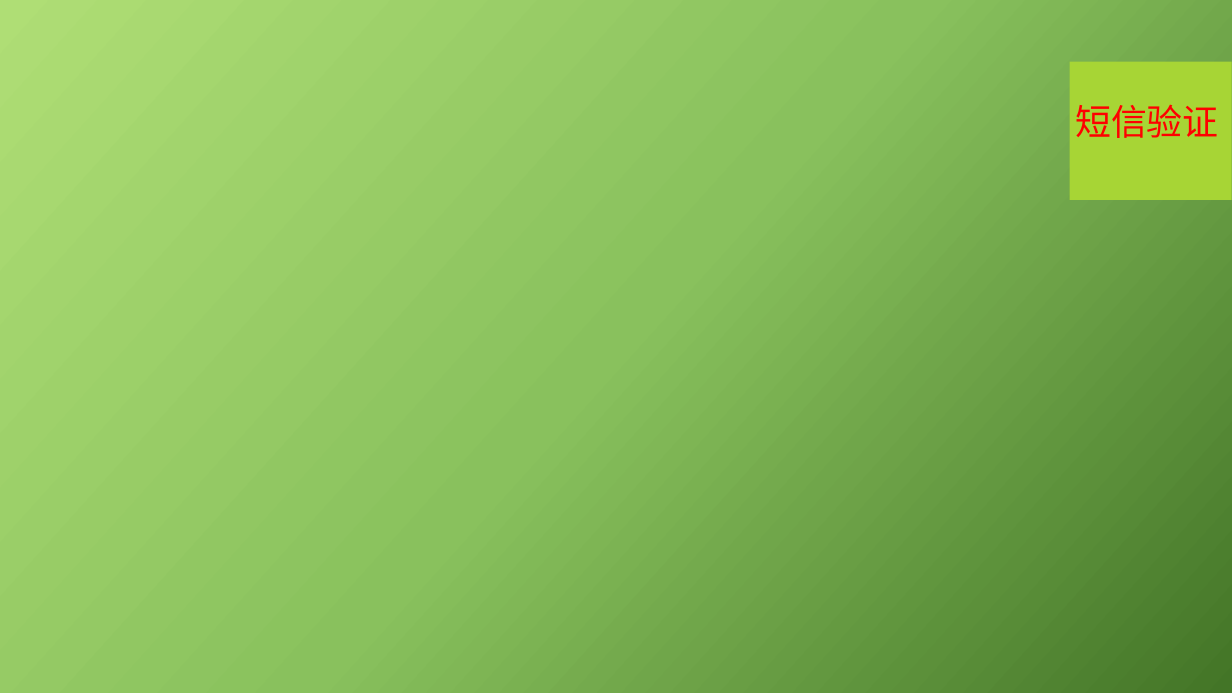
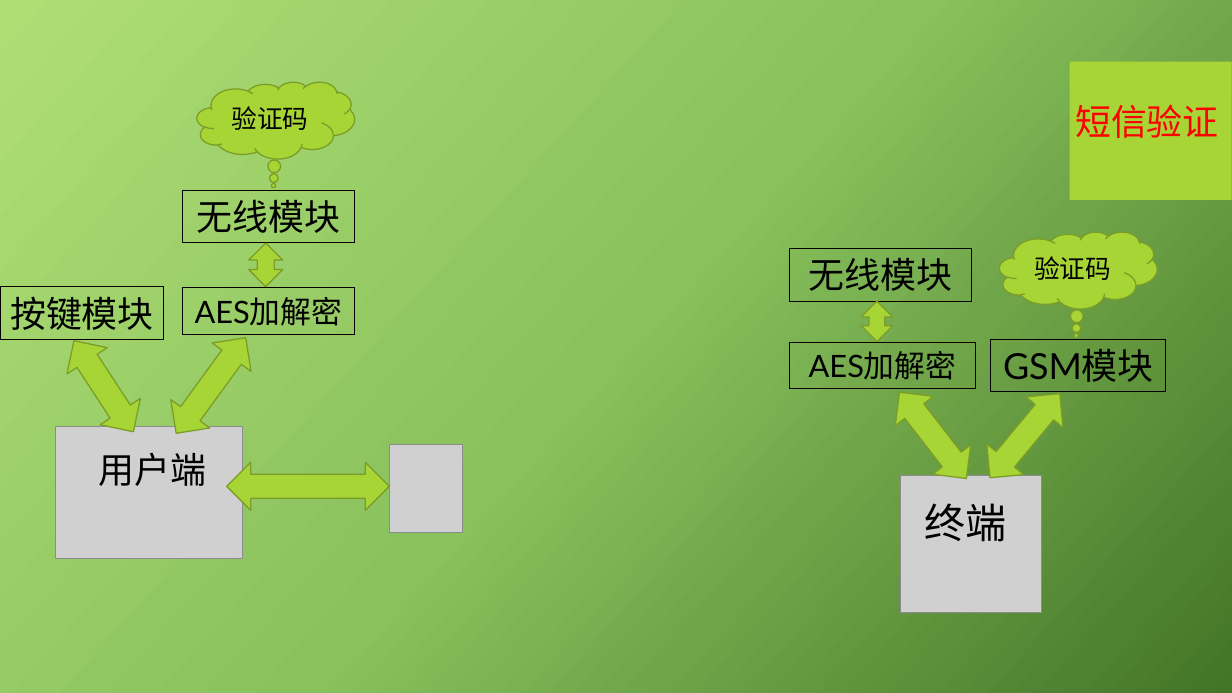
Before and after one commit to thomas-smith123/graduate-design-slave, a slide deck: slide 14 of 答辩ppt.pptx (slide 12 before the commit). Drawn at 1232x693 pixels with LibreOffice and Linux fonts; fonts in the diff are those of the drawing; grey boxes stand for pictures; background and template pictures are left out. Boxes give left, top, right and bottom in pixels: in the first picture for what was removed or moved away, otherwise in the second. Text is boxed around its words. In the diff, an @@ line names an element or a change of style, - is before the commit and + after.

```diff
--- a/答辩ppt.pptx
+++ b/答辩ppt.pptx
@@ thought cloud added at (x1=197, y1=82, x2=355, y2=159), fill #A7D535, outline #7C9E27 1 pt, 20 pt, text #000000 @@
+验证码
@@ rectangle added at (x1=183, y1=190, x2=355, y2=243), outline #000000 0.75 pt, 28 pt, text #000000 @@
+无线模块
@@ thought cloud added at (x1=1000, y1=232, x2=1158, y2=309), fill #A7D535, outline #7C9E27 1 pt, 20 pt, text #000000 @@
+验证码
@@ up down arrow added at (x1=249, y1=243, x2=283, y2=287), fill #A7D535, outline #7C9E27 1 pt @@
@@ rectangle added at (x1=789, y1=249, x2=971, y2=301), outline #000000 0.75 pt, 28 pt, text #000000 @@
+无线模块
@@ rectangle added at (x1=0, y1=287, x2=164, y2=339), outline #000000 0.75 pt, 28 pt, text #000000 @@
+按键模块
@@ rectangle added at (x1=182, y1=288, x2=355, y2=335), outline #000000 0.75 pt, 24 pt, text #000000 @@
+AES加解密
@@ left right arrow added at (x1=54, y1=328, x2=153, y2=445), fill #A7D535, outline #7C9E27 1 pt @@
@@ left right arrow added at (x1=156, y1=323, x2=265, y2=447), fill #A7D535, outline #7C9E27 1 pt @@
@@ up down arrow added at (x1=861, y1=301, x2=893, y2=342), fill #A7D535, outline #7C9E27 1 pt @@
@@ rectangle added at (x1=789, y1=342, x2=976, y2=388), outline #000000 0.75 pt, 24 pt, text #000000 @@
+AES加解密
@@ rectangle added at (x1=991, y1=339, x2=1166, y2=392), outline #000000 0.75 pt, 28 pt, text #000000 @@
+GSM模块
@@ left right arrow added at (x1=881, y1=377, x2=986, y2=493), fill #A7D535, outline #7C9E27 1 pt @@
@@ left right arrow added at (x1=972, y1=379, x2=1078, y2=494), fill #A7D535, outline #7C9E27 1 pt @@
@@ picture added at (x1=56, y1=427, x2=243, y2=559) @@
@@ picture added at (x1=389, y1=445, x2=462, y2=532) @@
@@ text added at (x1=99, y1=453, x2=207, y2=486), 28 pt, text #000000 @@
+用户端
@@ left right arrow added at (x1=226, y1=462, x2=389, y2=510), fill #A7D535, outline #7C9E27 1 pt @@
@@ picture added at (x1=901, y1=476, x2=1043, y2=614) @@
@@ text added at (x1=925, y1=503, x2=1007, y2=542), 32 pt, text #000000 @@
+终端
```
Also in this commit, not shown: 1 other slide changed, 3 slides added, 1 slide removed.
